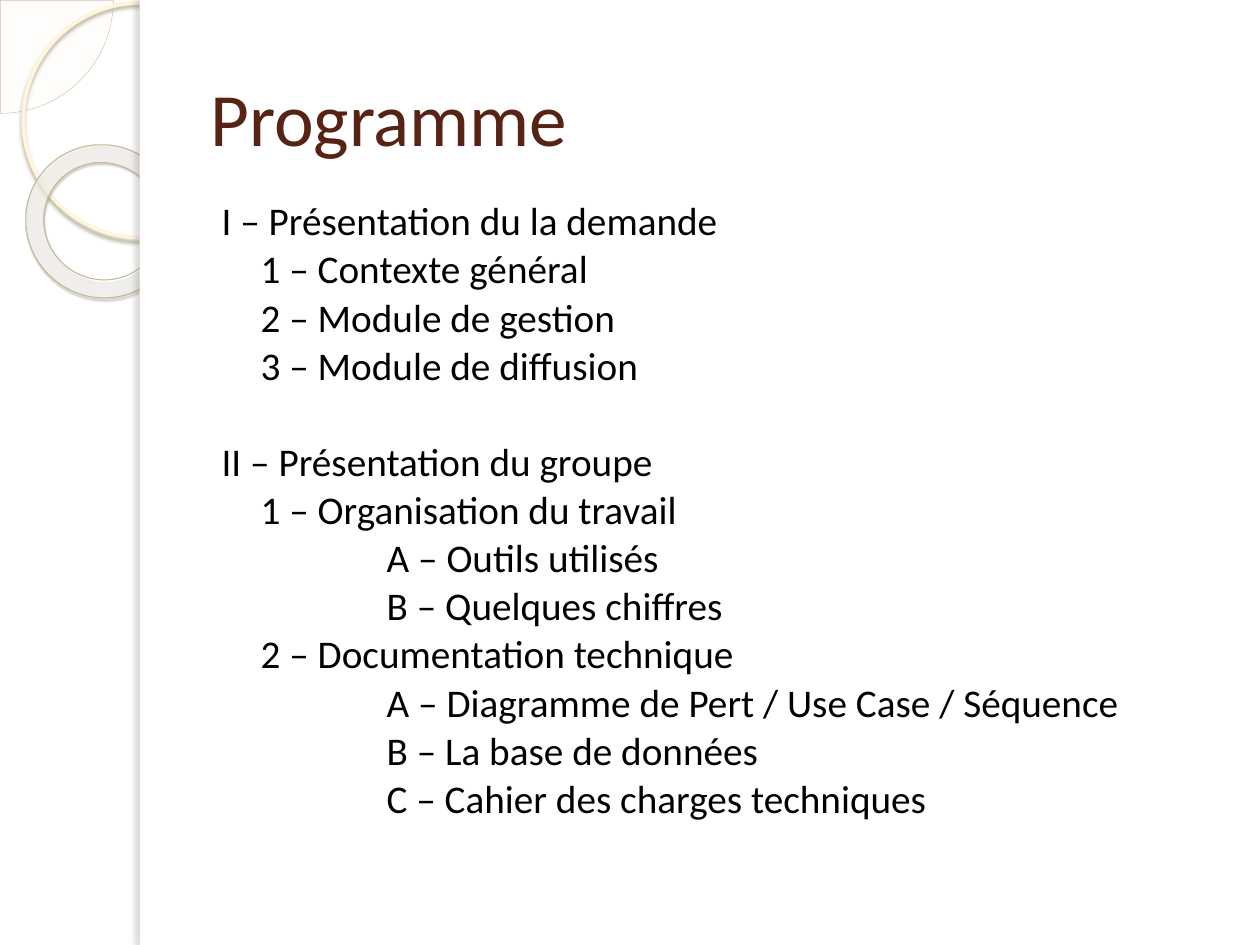
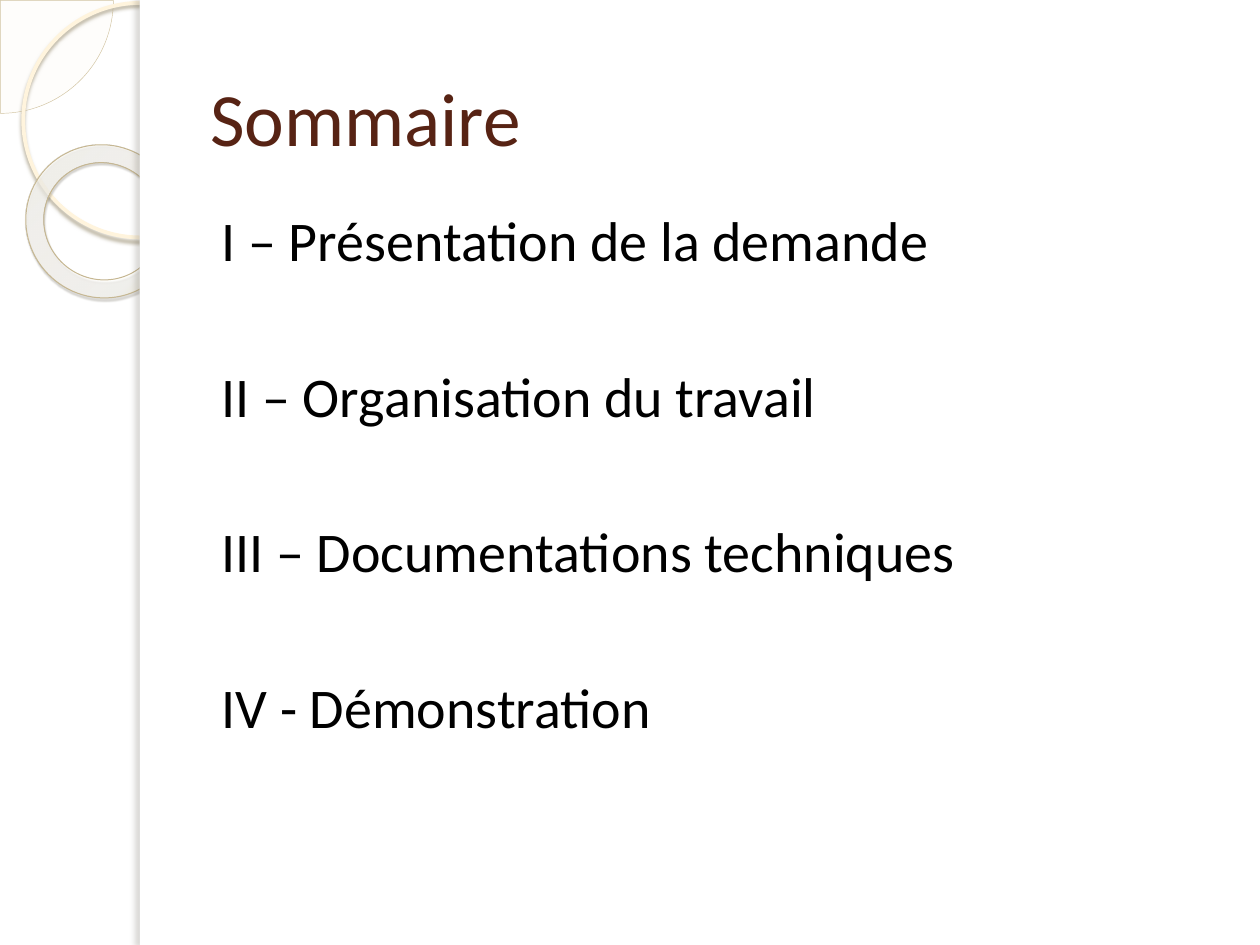
Before and after one commit to Jonathan7295/ProjetGrandPlan, a slide deck: slide 2 of Présenation/Presentation.pptx. Drawn at 1260x945 pixels with LibreOffice and Linux fonts; fonts in the diff are those of the drawing; background and template pictures are left out. Boxes give left, top, right and bottom in pixels: in the first picture for what was removed or moved away, otherwise in the second. Text is boxed around its words. In the diff, an @@ line names an element or a change of style, - is before the commit and + after.

```diff
--- a/Présenation/Presentation.pptx
+++ b/Présenation/Presentation.pptx
@@ title at [210, 94, 520, 147]: text changed @@
-Programme
+Sommaire
@@ text at [222, 222, 955, 729]: text changed; size 22.4 to 32 pt @@
-I – Présentation du la demande
-1 – Contexte général
-2 – Module de gestion
-3 – Module de diffusion
-II – Présentation du groupe
-1 – Organisation du travail
-A – Outils utilisés
-B – Quelques chiffres
-2 – Documentation technique
-A – Diagramme de Pert / Use Case / Séquence
-B – La base de données
-C – Cahier des charges techniques
+I – Présentation de la demande
+II – Organisation du travail
+III – Documentations techniques
+IV - Démonstration
```
Also in this commit, not shown: 6 other slides changed, 11 slides added, 2 slides removed.
